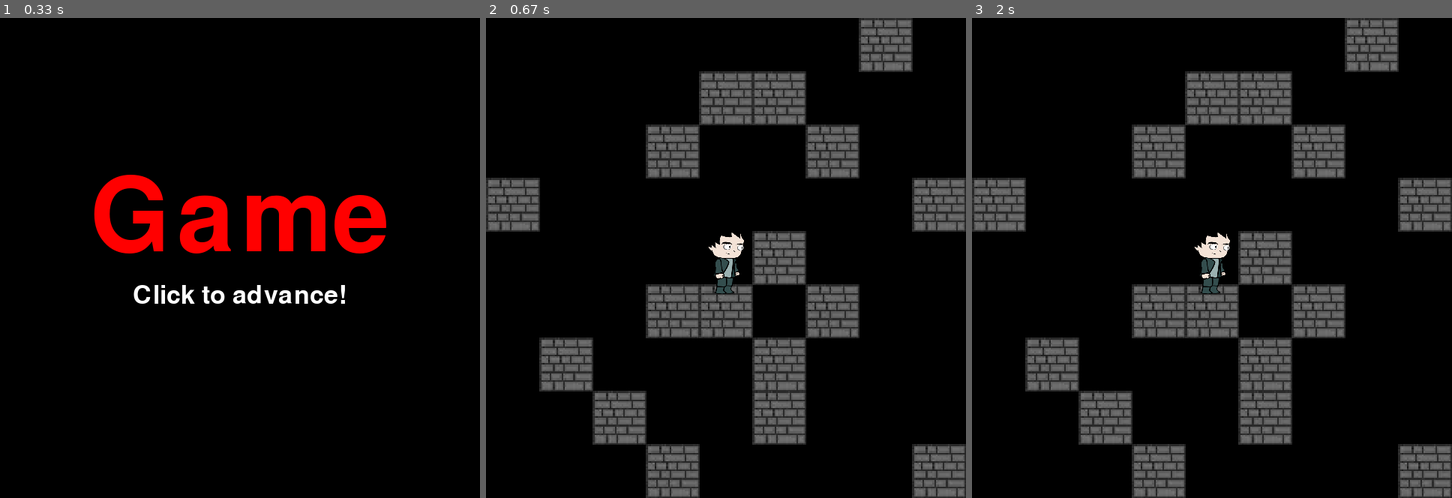
Above: before the commit, frames 1-3 (left to right).
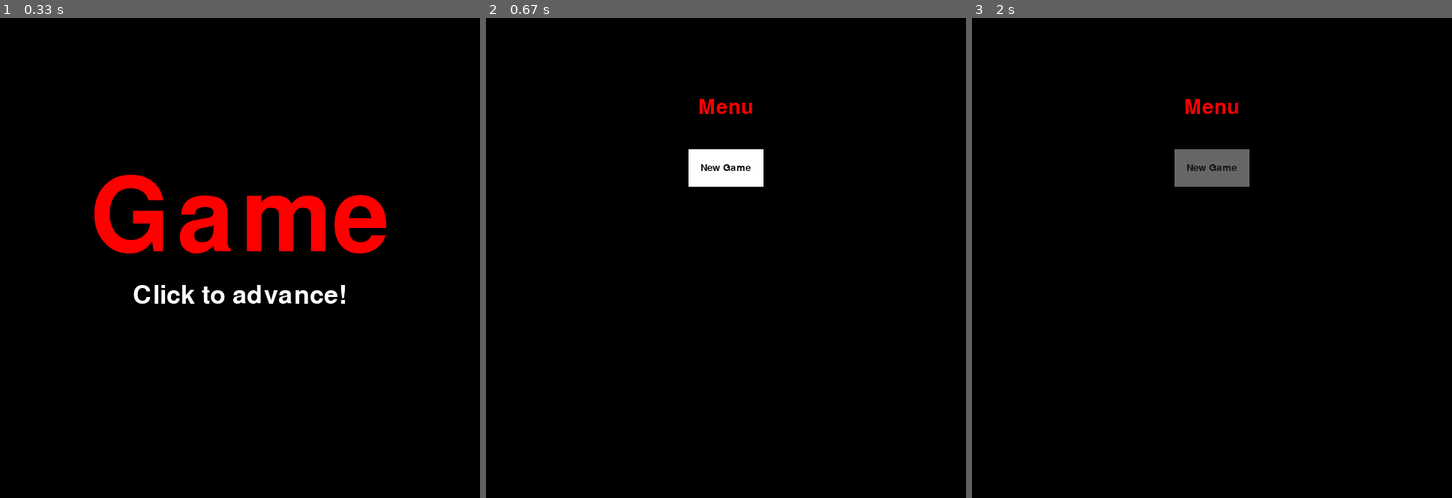
Above: after the commit, the same moments.

Repository: VagishVela/project-pygames
Game: pygame game, started from main.py
The game is run twice, just before and just after one commit, with the same random seed, the same clock (stepped at 60 frames per second) and the same inputs.
Inputs (mouse positions are in pixels of both pictures, inside the frame that each line leads up to):
- Up to frame 1 (0.33 s): no input
- Up to frame 2 (0.67 s): press the mouse at (726, 166) at 0.37 s; move the mouse to (730, 282) at 0.47 s; release the mouse at (740, 402) at 0.6 s
- Up to frame 3 (2 s): click (1212, 166) at 0.72 s; press the mouse at (1212, 166) at 1.03 s; move the mouse to (1164, 171) at 1.13 s; release the mouse at (1111, 181) at 1.27 s; click (1212, 166) at 1.88 s

Frame 1 is identical in both runs. In frame 2, 23% of the frame differs, in the area x 0-100%, y 0-100%; in frame 3, 23%.

Commit message:
change menu screen onclick

Diff:
--- a/game/helper.py
+++ b/game/helper.py
@@ -128,7 +128,7 @@
         self.y = y
         self.width = width
         self.height = height
-        self.on_click = onclick
+        self.onclick = onclick
         self.once = once
         self.text = text
         self.module = module
@@ -153,17 +153,22 @@
 
         mouse_pos = pygame.mouse.get_pos()
         self.button_surface.fill(self.fill_colors["normal"])
+
+        for event in pygame.event.get():
+            if event.type == pygame.MOUSEBUTTONDOWN and self.button_rect.collidepoint(
+                mouse_pos
+            ):
+                self.button_surface.fill(self.fill_colors["pressed"])
+                if self.once:
+                    self.onclick(self)
+                elif not self.already_pressed:
+                    self.onclick(self)
+                    self.already_pressed = True
+
         if self.button_rect.collidepoint(mouse_pos):
             self.button_surface.fill(self.fill_colors["hover"])
-            if pygame.mouse.get_pressed(num_buttons=3)[0]:
-                self.button_surface.fill(self.fill_colors["pressed"])
-                if self.once:
-                    self.on_click(self)
-                elif not self.already_pressed:
-                    self.on_click(self)
-                    self.already_pressed = True
-            else:
-                self.already_pressed = False
+        else:
+            self.already_pressed = False
 
     def blit_into(
         self,
